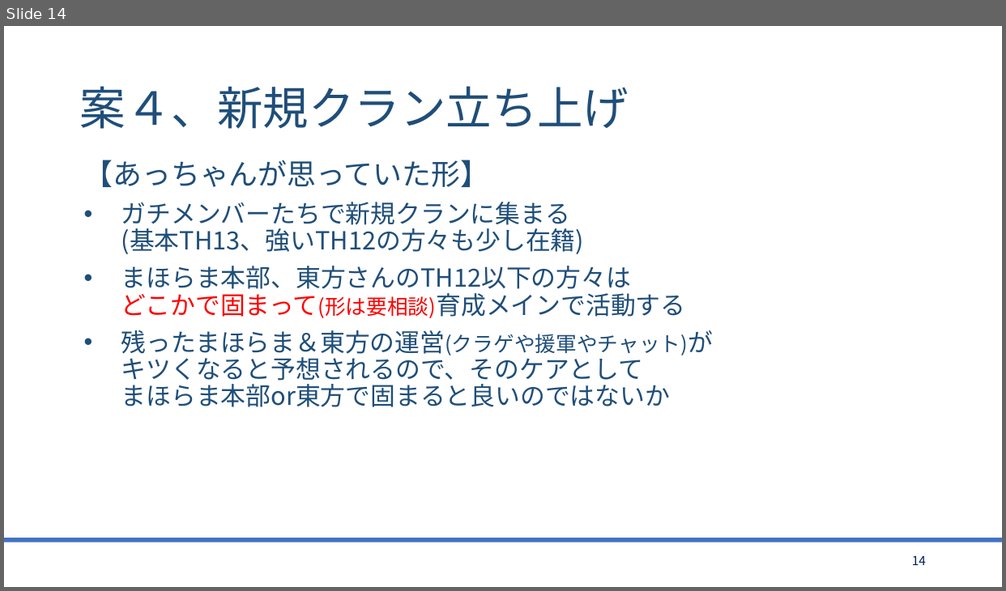
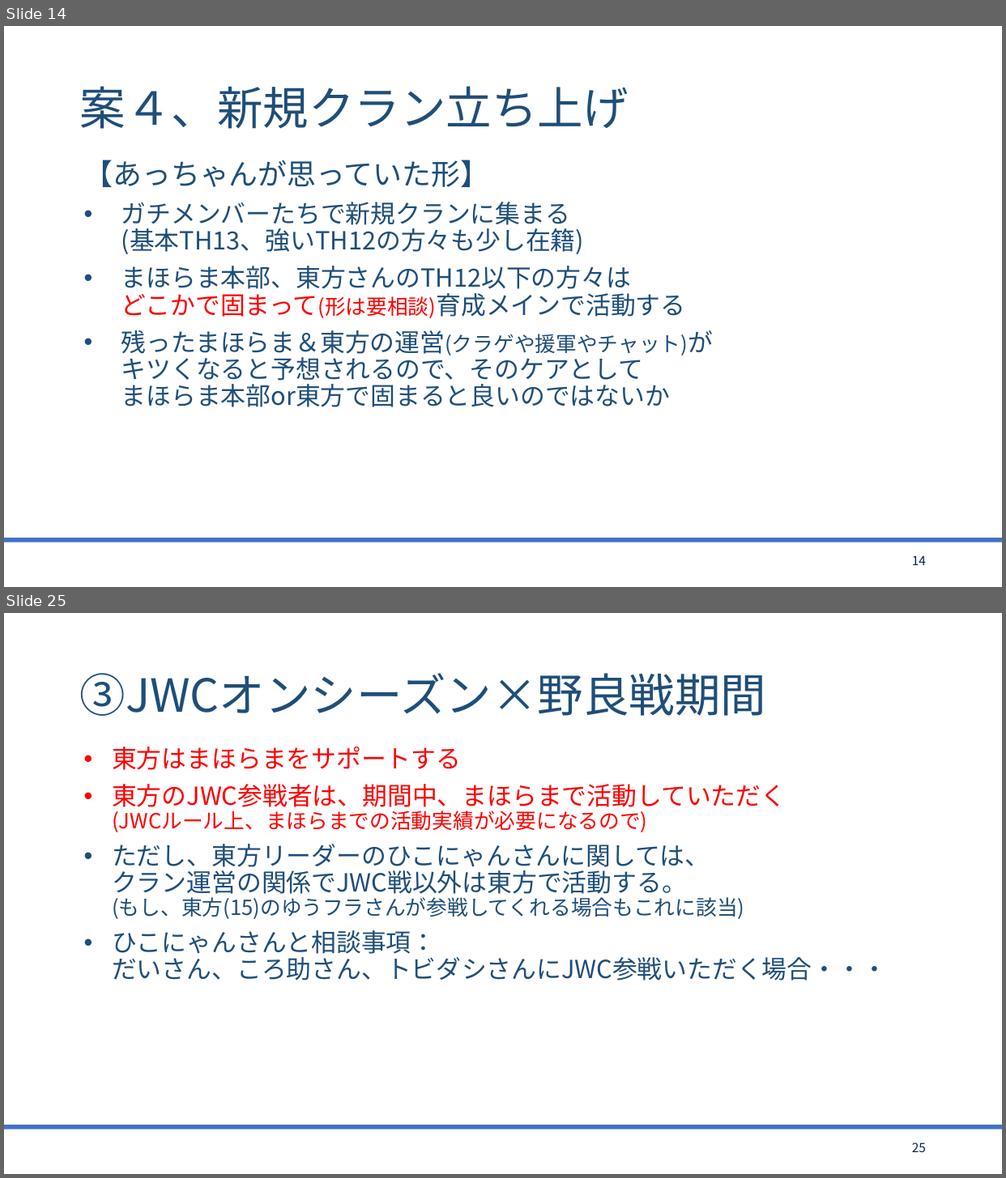
Before and after one commit to bigtreeCoC/documents, a slide deck: 東方とまほらまの今後について.pptx. Shown one above the other, each under a label of ours: slide 14 before the commit, slides 14 and 25 after it; the slides between them are not shown. The pictures are 1006x591 and 1006x1178 pixels, drawn with LibreOffice and Linux fonts; fonts in the diff are those of the drawing. Boxes give left, top, right and bottom in pixels: in the first picture for what was removed or moved away, otherwise in the second. Text is boxed around its words. In the diff, an @@ line names an element or a change of style, - is before the commit and + after.

Commit message:
東方とまほらま(2版)

```diff
--- a/東方とまほらまの今後について.pptx
+++ b/東方とまほらまの今後について.pptx
@@ slide 25 added at (4, 613, 1002, 1174), background #FFFFFF; not listed: 1 template element that a slide beside it also shows @@
@@ title added at (80, 673, 766, 716), 44 pt, text #1F4E79 @@
+③JWCオンシーズン×野良戦期間
@@ text added at (112, 747, 887, 981), 24 pt, text #1F4E79 @@
+• 東方はまほらまをサポートする
+• 東方のJWC参戦者は、期間中、まほらまで活動していただく
+  (JWCルール上、まほらまでの活動実績が必要になるので)
+• ただし、東方リーダーのひこにゃんさんに関しては、
+  クラン運営の関係でJWC戦以外は東方で活動する。
+  (もし、東方(15)のゆうフラさんが参戦してくれる場合もこれに該当)
+• ひこにゃんさんと相談事項：
+  だいさん、ころ助さん、トビダシさんにJWC参戦いただく場合・・・
@@ page number added at (912, 1143, 926, 1152), 12 pt, text #002060 @@
+25
```
Also in this commit, not shown: 4 slides changed, 9 other slides added, 1 other file.
